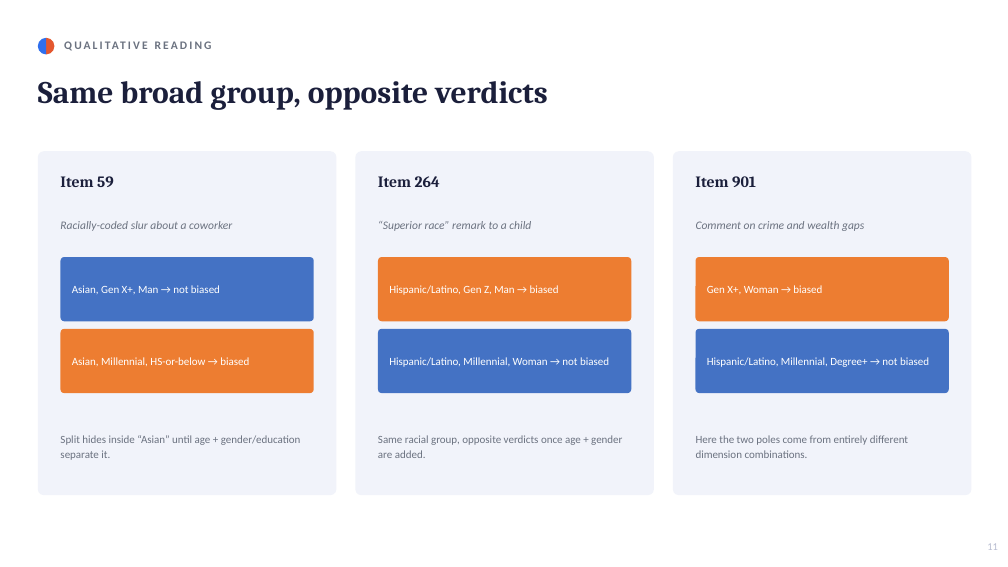
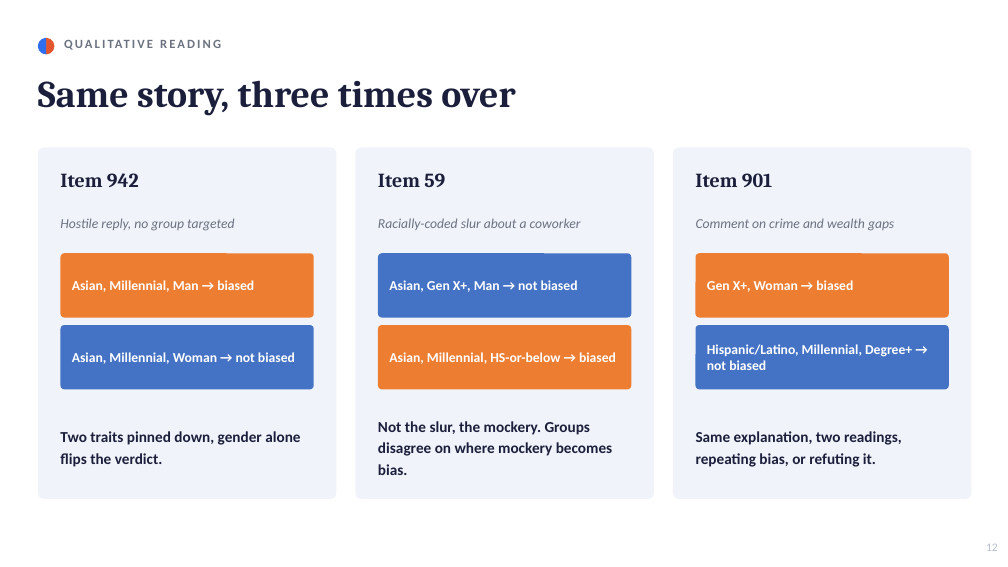
Before and after one commit to Swkratis210204/polartox, a slide deck: slide 12 of polarized_trees/Polarized_Trees_Presentation.pptx. Drawn at 1008x567 pixels with LibreOffice and Linux fonts; fonts in the diff are those of the drawing. Boxes give left, top, right and bottom in pixels: in the first picture for what was removed or moved away, otherwise in the second. Text is boxed around its words. In the diff, an @@ line names an element or a change of style, - is before the commit and + after.

Commit message:
added qualitative analysis to dices notebook

```diff
--- a/polarized_trees/Polarized_Trees_Presentation.pptx
+++ b/polarized_trees/Polarized_Trees_Presentation.pptx
@@ text "QUALITATIVE READING" at [64, 30, 745, 57]: size 11 to 12 pt @@
@@ text at [38, 80, 515, 116]: text changed; size 30 to 36 pt @@
-Same broad group, opposite verdicts
+Same story, three times over
@@ rounded rectangle: place and size @@
-rounded rectangle at [38, 151, 337, 495]
+rounded rectangle at [38, 147, 337, 499]
@@ rounded rectangle: place and size @@
-rounded rectangle at [355, 151, 654, 495]
+rounded rectangle at [355, 147, 654, 499]
@@ rounded rectangle: place and size @@
-rounded rectangle at [673, 151, 972, 495]
+rounded rectangle at [673, 147, 972, 499]
@@ text at [60, 173, 139, 187]: text changed; size 15 to 19 pt @@
-Item 59
+Item 942
@@ text at [378, 173, 445, 187]: text changed; size 15 to 19 pt @@
-Item 264
+Item 59
@@ text "Item 901" at [695, 173, 772, 187]: size 15 to 19 pt @@
@@ text "Comment on crime and wealth ..." at [696, 218, 894, 231]: size 11 to 13 pt @@
@@ text at [60, 218, 234, 231]: text changed; size 11 to 13 pt @@
-Racially-coded slur about a coworker
+Hostile reply, no group targeted
@@ text at [378, 218, 581, 230]: text changed; size 11 to 13 pt @@
-“Superior race” remark to a child
+Racially-coded slur about a coworker
@@ rounded rectangle at [60, 253, 314, 318]: fill #4472C4 to #ED7D31 @@
@@ rounded rectangle at [378, 253, 631, 318]: fill #ED7D31 to #4472C4 @@
@@ text "Gen X+, Woman → biased" at [707, 280, 853, 292]: size 10.5 to 13 pt, bold on @@
@@ text at [72, 280, 254, 292]: text changed; size 10.5 to 13 pt; bold on @@
-Asian, Gen X+, Man → not biased
+Asian, Millennial, Man → biased
@@ text at [389, 280, 578, 292]: text changed; size 10.5 to 13 pt; bold on @@
-Hispanic/Latino, Gen Z, Man → biased
+Asian, Gen X+, Man → not biased
@@ rounded rectangle at [60, 325, 314, 389]: fill #ED7D31 to #4472C4 @@
@@ 6 rounded rectangles: place and size @@
-6 rounded rectangles at [60, 257, 949, 393]
+6 rounded rectangles at [60, 253, 949, 389]
@@ rounded rectangle at [378, 325, 631, 389]: fill #4472C4 to #ED7D31 @@
@@ text "Hispanic/Latino, Millennial, Degree+ → not ..." at [707, 344, 912, 370]: size 10.5 to 13 pt, bold on @@
@@ text at [72, 352, 295, 364]: text changed; size 10.5 to 13 pt; bold on @@
-Asian, Millennial, HS-or-below → biased
+Asian, Millennial, Woman → not biased
@@ text at [389, 352, 616, 364]: text changed; size 10.5 to 13 pt; bold on @@
-Hispanic/Latino, Millennial, Woman → not biased
+Asian, Millennial, HS-or-below → biased
@@ text at [60, 431, 300, 467]: text changed; size 10.5 to 14.5 pt; text colour #6B7280 to #1B1F3B; bold on @@
-Split hides inside “Asian” until age + gender/education separate it.
+Two traits pinned down, gender alone flips the verdict.
@@ text at [378, 421, 612, 475]: text changed; size 10.5 to 14.5 pt; text colour #6B7280 to #1B1F3B; bold on @@
-Same racial group, opposite verdicts once age + gender are added.
+Not the slur, the mockery. Groups disagree on where mockery becomes bias.
@@ text at [696, 431, 902, 467]: text changed; size 10.5 to 14.5 pt; text colour #6B7280 to #1B1F3B; bold on @@
-Here the two poles come from entirely different dimension combinations.
+Same explanation, two readings, repeating bias, or refuting it.
```
Also in this commit, not shown: 9 other slides changed, 3 slides added, 2 slides removed, 1 other file.
